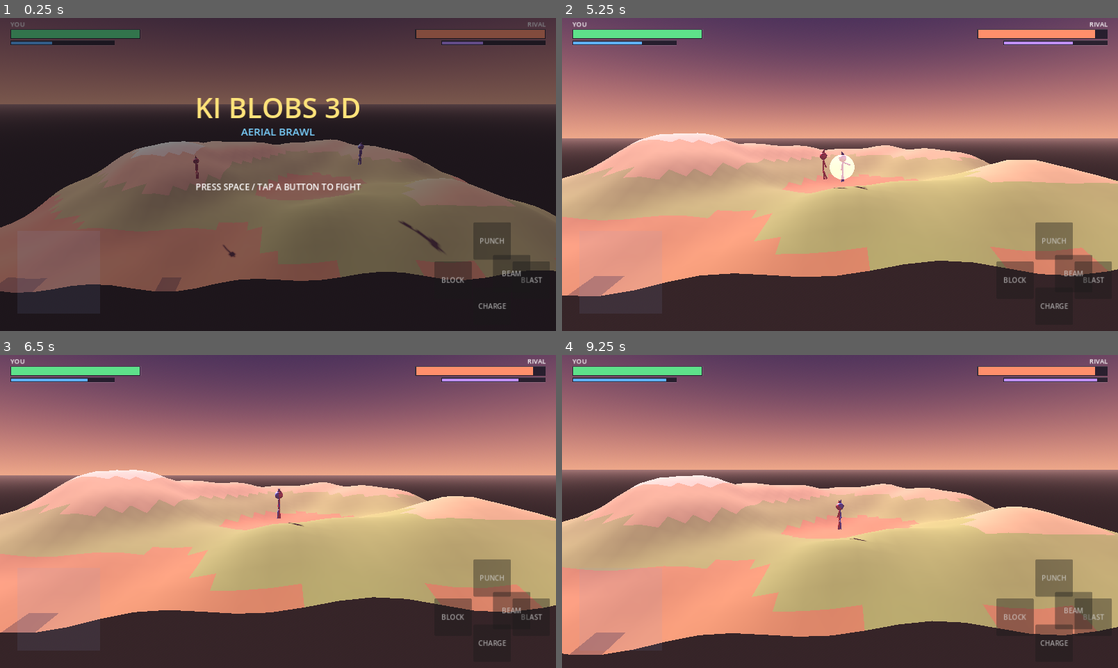
Above: before the commit, frames 1-4 (two rows, left to right).
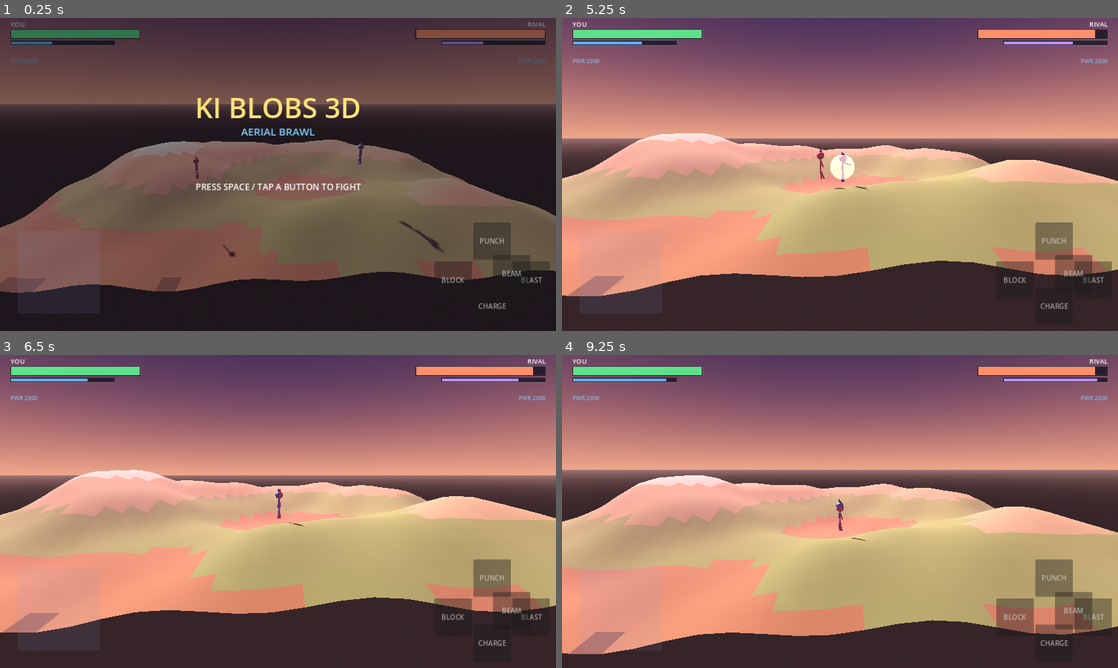
Above: after the commit, the same moments.

Repository: lukabenko1-boop/AndroidApp
Game: Godot game, scene res://Main.tscn
The game is run twice, just before and just after one commit, with the same random seed, the same clock (stepped at 60 frames per second) and the same inputs.
Inputs (mouse positions are in pixels of both pictures, inside the frame that each line leads up to):
- Up to frame 1 (0.25 s): no input
- Up to frame 2 (5.25 s): tap Enter at 0.5 s; move the mouse to (962, 158) at 0.52 s; hold D 0.53-1.25 s; tap J at 0.6, 5.1 s; click (962, 158) at 0.67 s; tap Space at 0.77, 3.77 s; drag from (728, 190) to (812, 237) at 1.27 s; move the mouse to (895, 105) at 2.02 s; hold D 2.03-2.75 s; tap T at 2.1 s; drag from (812, 237) to (673, 127) at 2.77 s; move the mouse to (1006, 221) at 3.52 s; hold A 3.53-4.25 s; hold Shift 3.53-4.25 s; drag from (673, 127) to (756, 96) at 4.27 s; move the mouse to (867, 174) at 5.02 s; hold S from 5.03 s (still down); click (867, 174) at 5.17 s
- Up to frame 3 (6.5 s): release S at 5.75 s; drag from (194, 433) to (166, 527) at 5.77 s
- Up to frame 4 (9.25 s): move the mouse to (962, 495) at 6.52 s; hold W 6.53-7.25 s; tap T at 6.6 s; tap Space at 6.77 s; drag from (728, 527) to (812, 574) at 7.27 s; move the mouse to (895, 442) at 8.02 s; hold S 8.03-8.75 s; hold Shift 8.03-8.75 s; drag from (812, 574) to (673, 464) at 8.77 s

The runs differ from the first frame. In frame 1, less than 0.1% of the frame differs, in the area x 2-98%, y 13-15%; in frame 2, 0.3%; in frame 3, 0.3%; in frame 4, 0.7%, in the area x 0-100%, y 13-96%.

Commit message:
Mirror LBZ power level, power-aware AI, and momentum physics into Godot
Match the web build in godot/:
- Fighter: add a power level (POWER_BASE..CAP) that rises while charging, spikes
  on transform, and decays; power_level() * form pmul drives atk_mul() =
  clamp(powerlevel/2). knock_scale() scales melee/blast/beam knockback.
- Projectile knockback scales with the owner's power.
- Physics: reduced drag while stunned so knockback carries; wall slams take
  damage + bounce.
- AI reads the power gap (retreat/charge when out-powered, press when dominant).
- Hud: scouter-style 'PWR ####' readout per fighter.

Author-reviewed (Godot not runnable in the sandbox); web build is the verified reference.

Co-Authored-By: Claude Opus 4.8 <noreply@anthropic.com>
Claude-Session: https://claude.ai/code/session_01UXZvv53dLyKTZWL9FdgJaT

Diff:
--- a/godot/scripts/Fighter.gd
+++ b/godot/scripts/Fighter.gd
@@ -42,11 +42,18 @@
 const RADIUS := 1.4
 const TIER_MUL := 0.12
 const SURGE_MUL := 0.35
+# LBZ-style power level: damage & knockback scale with powerlevel/2
+const POWER_BASE := 2.0
+const POWER_CAP := 5.4
+const POWER_GAIN := 1.15
+const POWER_DECAY := 0.35
+const POWER_MUL_CAP := 3.6
+const WALL_SLAM_K := 0.9
 
 const FORMS := [
-	{"n": "", "mul": 1.0, "spd": 1.0, "drain": 0.0},
-	{"n": "ASCENDED", "mul": 1.35, "spd": 1.16, "drain": 8.0},
-	{"n": "SUPER", "mul": 1.7, "spd": 1.32, "drain": 14.0},
+	{"n": "", "spd": 1.0, "drain": 0.0, "pmul": 1.0},
+	{"n": "ASCENDED", "spd": 1.16, "drain": 8.0, "pmul": 1.45},
+	{"n": "SUPER", "spd": 1.32, "drain": 14.0, "pmul": 1.95},
 ]
 
 # identity
@@ -74,6 +81,7 @@
 var charge_time := 0.0
 var tier := 0
 var overcharge := 0.0
+var power := POWER_BASE
 var form := 0
 var form_timer := 0.0
 var beam_state := "none"   # none / charging / firing
@@ -120,8 +128,14 @@
 	if overcharge > 2.0: return Color(1.0, 0.88, 0.44)
 	return base_color
 
+func power_level() -> float:
+	return power * FORMS[form].pmul + (0.6 if overcharge > 2.0 else 0.0)
+
 func atk_mul() -> float:
-	return (1.0 + tier * TIER_MUL + (SURGE_MUL if overcharge > 2.0 else 0.0)) * FORMS[form].mul
+	return clampf(power_level() / 2.0, 1.0, POWER_MUL_CAP)
+
+func knock_scale() -> float:
+	return 0.6 + 0.42 * atk_mul()
 
 func strength() -> float:
 	return (0.6 + beam_pow) * atk_mul()
@@ -242,6 +256,7 @@
 	hitstun = 0.0; flash = 0.0; punch_anim = 0.0
 	charging = false; blocking = false; charge_time = 0.0; tier = 0; overcharge = 0.0
 	form = 0; form_timer = 0.0
+	power = POWER_BASE
 	beam_state = "none"; beam_charge = 0.0; beam_time = 0.0; beam_pow = 0.0
 
 func dir_to(o: Fighter) -> Vector3:
@@ -262,7 +277,7 @@
 	punch_anim = 0.2
 	if global_position.distance_to(o.global_position) < MELEE_RANGE:
 		var d := dir_to(o)
-		o.hurt(MELEE_DMG * atk_mul(), d * MELEE_KNOCK + Vector3.UP * 5.0, o.blocking)
+		o.hurt(MELEE_DMG * atk_mul(), d * (MELEE_KNOCK * knock_scale()) + Vector3.UP * 5.0, o.blocking)
 
 func do_blast(o: Fighter) -> void:
 	if blast_cd > 0.0 or hitstun > 0.0 or ki < BLAST_COST: return
@@ -291,6 +306,7 @@
 	form_timer = 9.0 - form * 1.5
 	transform_cd = 0.6
 	ki = KI_MAX
+	power = minf(POWER_CAP, power + 1.4)   # transform spikes power level
 	terrain.carve(global_position.x, global_position.z, RADIUS * 3.0, 1.5)
 	if game.has_method("on_transform"):
 		game.on_transform(self)
@@ -344,6 +360,7 @@
 		if ki >= KI_MAX:
 			ki = KI_MAX
 			overcharge = minf(100.0, overcharge + OC_RATE * delta)
+		power = minf(POWER_CAP, power + POWER_GAIN * delta)   # charging raises power level
 		if tier >= 2:
 			var dd := dir_to(o)
 			if global_position.distance_to(o.global_position) < 12.0:
@@ -352,6 +369,7 @@
 		charge_time = 0.0
 		tier = 0
 		ki = minf(KI_MAX, ki + REGEN * delta)
+		power = maxf(POWER_BASE, power - POWER_DECAY * delta)   # power bleeds back down
 		overcharge = maxf(0.0, overcharge - OC_DECAY * delta)
 	# form drain
 	if form > 0:
@@ -359,13 +377,13 @@
 		ki = maxf(0.0, ki - FORMS[form].drain * delta)
 		if form_timer <= 0.0 or ki <= 0.0:
 			form = 0
-	# physics: two-axis flight (X + altitude Y) with gravity, depth Z locked to the plane
-	var dr : float = exp(-DRAG * delta)
+	# physics: two-axis flight (X + altitude Y); LBZ momentum — knockback carries while stunned
+	var dr : float = exp(-(DRAG * 0.4 if hitstun > 0.0 else DRAG) * delta)
 	vel.x *= dr
 	vel.y *= dr
 	vel.y -= GRAV * delta
 	var hs := Vector2(vel.x, vel.y).length()
-	var mx : float = MAXSPD * FORMS[form].spd
+	var mx : float = (MAXSPD + (30.0 if hitstun > 0.0 else 0.0)) * FORMS[form].spd
 	if hs > mx:
 		vel.x *= mx / hs
 		vel.y *= mx / hs
@@ -374,8 +392,15 @@
 	var gy := terrain.height_at(global_position.x, PLANE_Z)
 	global_position.x += vel.x * delta
 	global_position.y += vel.y * delta
-	# bounds
-	global_position.x = clampf(global_position.x, terrain.AX0 + RADIUS, terrain.AX1 - RADIUS)
+	# bounds — wall slam takes damage + bounce
+	if global_position.x < terrain.AX0 + RADIUS:
+		global_position.x = terrain.AX0 + RADIUS
+		if vel.x < -SLAM_SPD: hp = maxf(0.0, hp - (-vel.x - SLAM_SPD) * WALL_SLAM_K)
+		vel.x *= -0.5
+	elif global_position.x > terrain.AX1 - RADIUS:
+		global_position.x = terrain.AX1 - RADIUS
+		if vel.x > SLAM_SPD: hp = maxf(0.0, hp - (vel.x - SLAM_SPD) * WALL_SLAM_K)
+		vel.x *= -0.5
 	if global_position.y > 46.0:
 		global_position.y = 46.0
 		vel.y = -absf(vel.y) * 0.3
@@ -485,9 +510,13 @@
 	var dist := global_position.distance_to(o.global_position)
 	var tX : float = signf(dx) if dx != 0.0 else 1.0
 	var tY : float = signf(dy) if dy != 0.0 else 1.0
-	# second axis (mz) now drives altitude; bias upward so the AI holds height vs gravity
-	if overcharge >= 100.0 and form < 2 and randf() < 0.5:
-		inp.transform = true
+	# LBZ-style: fight relative to power level. Second axis (mz) drives altitude.
+	var my_p := power_level()
+	var op_p := o.power_level()
+	var weak := op_p > my_p * 1.3
+	var strong := my_p > op_p * 1.25
+	if overcharge >= 100.0 and form < 2:
+		inp.transform = true   # always cash in a ready transform
 	if _ai_charge_t > 0.0:
 		_ai_charge_t -= delta
 		if dist < 14.0: inp.mx = -tX; inp.mz = 0.4
@@ -500,16 +529,18 @@
 		if dist < 18.0: inp.mx = -tX * 0.5
 		return inp
 	if _ai_think <= 0.0:
-		_ai_think = 0.28 + randf() * 0.4
+		_ai_think = (0.2 if strong else 0.3) + randf() * 0.35
 		_ai_jx = (randf() * 2.0 - 1.0) * 0.7
 		var r := randf()
 		if ki < BLAST_COST and dist > 22.0: _ai_mode = "charge"
-		elif overcharge < 3.0 and ki > 72.0 and r < 0.22 and dist > 20.0:
+		elif weak and ki > 58.0 and r < 0.5 and dist > 16.0:
+			_ai_charge_t = 0.8 + randf() * 0.9; _ai_mode = "idle"   # out-powered: retreat & power up
+		elif not strong and overcharge < 3.0 and ki > 72.0 and r < 0.22 and dist > 20.0:
 			_ai_charge_t = 0.7 + randf() * 0.7; _ai_mode = "idle"
-		elif dist > 20.0 and r < 0.3 and ki > BEAM_MIN + 12.0:
+		elif dist > 20.0 and r < (0.42 if strong else 0.3) and ki > BEAM_MIN + 12.0:
 			_ai_beam_t = 0.6 + randf() * 0.5; _ai_mode = "idle"
 		elif dist > 34.0: _ai_mode = "approach" if r < 0.6 else "blast"
-		elif dist < 11.0: _ai_mode = "melee" if r < 0.7 else "reposition"
+		elif dist < 11.0: _ai_mode = ("melee" if r < 0.85 else "reposition") if strong else ("melee" if r < 0.6 else "reposition")
 		else: _ai_mode = "blast" if r < 0.5 else "approach"
 	match _ai_mode:
 		"charge":
--- a/godot/scripts/Hud.gd
+++ b/godot/scripts/Hud.gd
@@ -64,6 +64,9 @@
 		lbl = "SURGE"; col = Color(1, 0.88, 0.44)
 	elif f.tier > 0:
 		lbl = "CHARGE %d" % f.tier
+	var al := HORIZONTAL_ALIGNMENT_RIGHT if right else HORIZONTAL_ALIGNMENT_LEFT
 	if lbl != "":
-		var al := HORIZONTAL_ALIGNMENT_RIGHT if right else HORIZONTAL_ALIGNMENT_LEFT
 		draw_string(font, Vector2(x, 88), lbl, al, 176 if right else -1, 13, col)
+	# LBZ scouter-style power readout
+	var pcol := Color(1, 0.75, 0.48) if f.power_level() > 3.4 else Color(0.56, 0.69, 0.85)
+	draw_string(font, Vector2(x, 104), "PWR %d" % int(round(f.power_level() * 1000.0)), al, 176 if right else -1, 13, pcol)
--- a/godot/scripts/Projectile.gd
+++ b/godot/scripts/Projectile.gd
@@ -57,7 +57,8 @@
 		return
 	if is_instance_valid(target_fig) and position.distance_to(target_fig.global_position) < rad + 1.4:
 		if target_fig.has_method("hurt"):
-			var kb := vel.normalized() * 16.0 + Vector3.UP * 3.0
+			var ks : float = owner_fig.knock_scale() if is_instance_valid(owner_fig) else 1.0
+			var kb := vel.normalized() * (16.0 * ks) + Vector3.UP * 3.0
 			target_fig.hurt(dmg, kb, target_fig.blocking)
 		queue_free()
 
